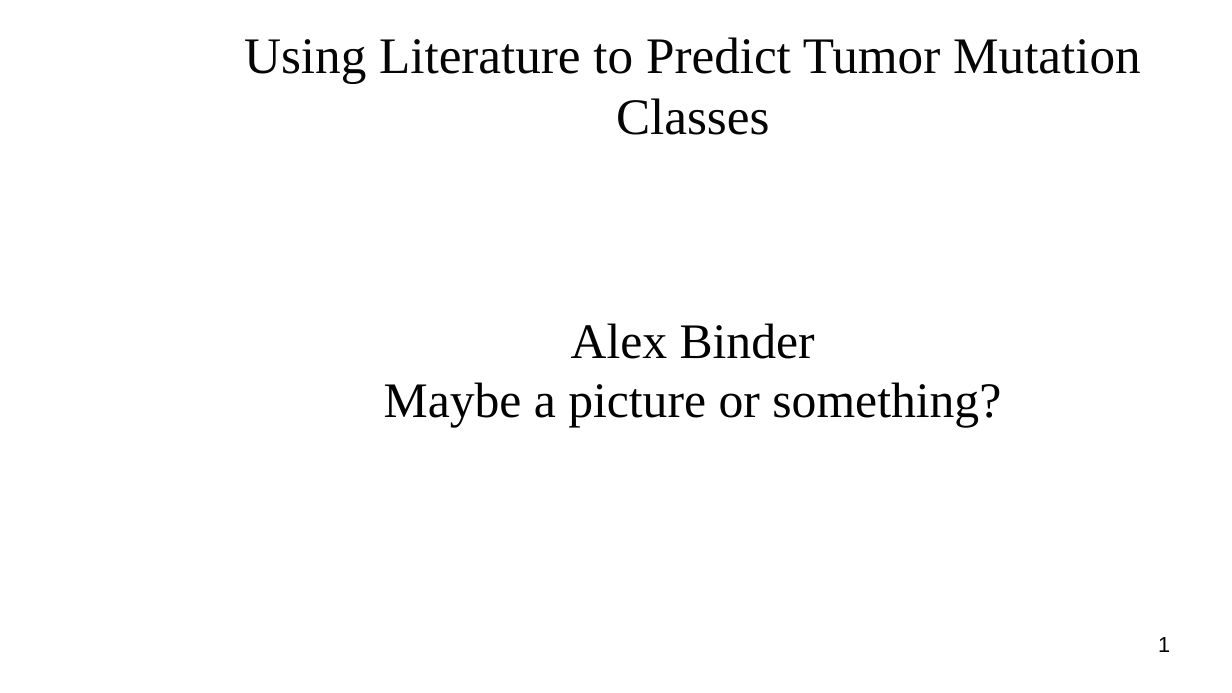
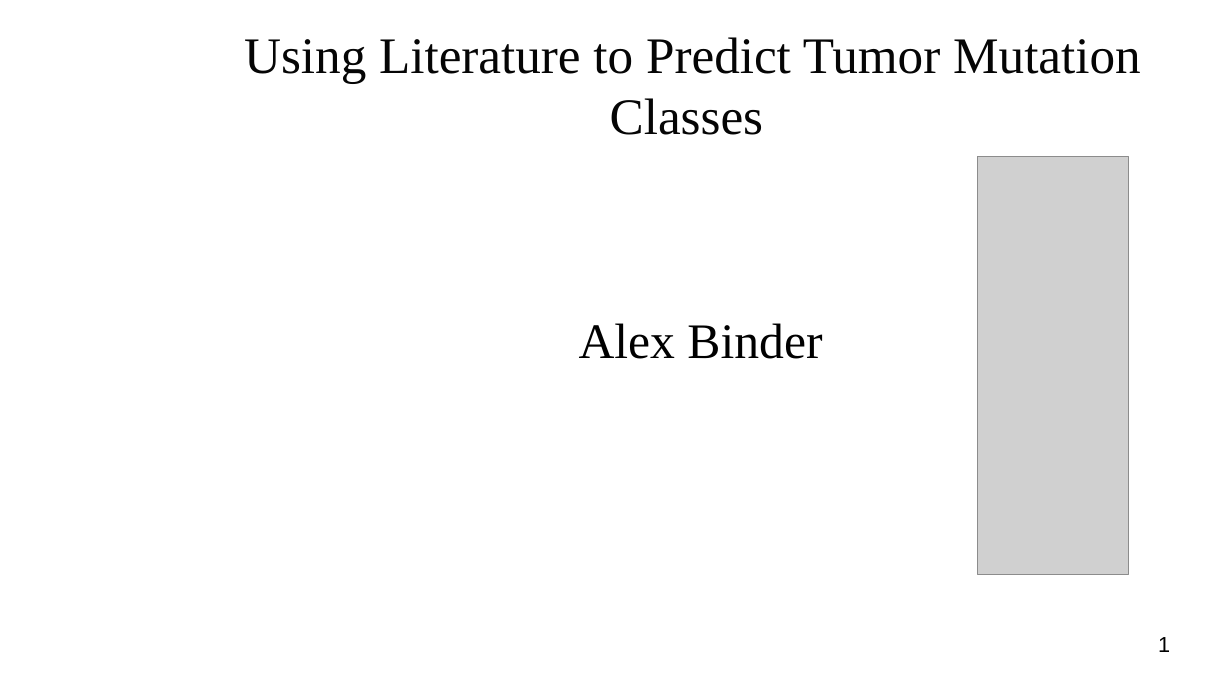
Before and after one commit to Shredder42/mutations, a slide deck: slide 1 of presentation.odp. Drawn at 1232x693 pixels with LibreOffice and Linux fonts; fonts in the diff are those of the drawing; grey boxes stand for pictures; background and template pictures are left out. Boxes give left, top, right and bottom in pixels: in the first picture for what was removed or moved away, otherwise in the second. Text is boxed around its words. In the diff, an @@ line names an element or a change of style, - is before the commit and + after.

```diff
--- a/presentation.odp
+++ b/presentation.odp
@@ subtitle "Alex Binder": place and size @@
-subtitle "Alex Binder" at bbox=[384, 323, 1001, 428]
+subtitle "Alex Binder" at bbox=[579, 323, 822, 359]
@@ picture added at bbox=[978, 157, 1129, 575] @@
@@ subtitle at bbox=[384, 382, 1001, 428]: paragraph removed @@
-Maybe a picture or something?
```
Also in this commit, not shown: 6 other slides changed, 4 slides added, 1 other file.
